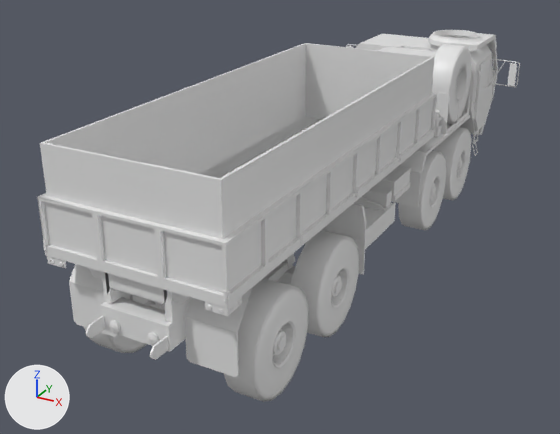
The FBX model Contents/mods/HEMTT/media/models_X/vehicles/Vehicle_HEMTT_body.fbx as it was, and as the next commit left it.
Rendered twice from a camera (50 mm lens) standing at (0.0289, -0.0601, 0.029) and looking at (-0.0032, -0.0018, -0.0002). The lights are fixed; the arrows at lower left show +X, +Y and +Z. Vertices at the same position are counted once.
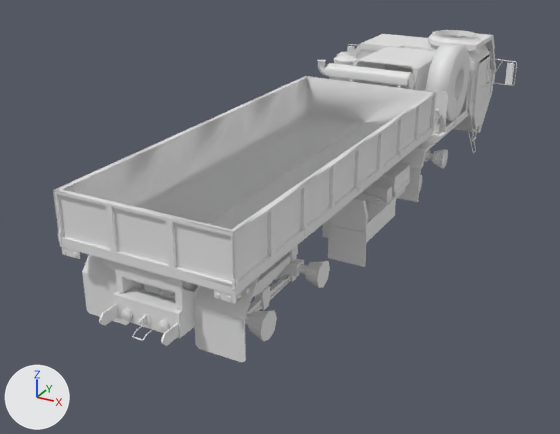
What differs and where, as boxes [x1, y1, x2, y2] in the pictures (560 x 434 px; the box of a moved part takes in the faces that stretch with it):
'Cube.009', reshaped (10% shorter): before [37, 30, 520, 402]; after [53, 30, 517, 363]
part 1 of me_cube_015, moved or reshaped (not visible before): after [247, 275, 291, 315]
part 2 of me_cube_015, moved or reshaped: before [283, 253, 294, 270]; after [286, 245, 298, 262]
part 3 of me_cube_015, moved or reshaped: before [47, 256, 66, 268]; after [62, 247, 80, 259]
part 4 of me_cube_015, moved or reshaped: before [205, 296, 242, 316]; after [214, 285, 249, 304]
part 5 of me_cube_015, moved or reshaped: before [206, 305, 212, 310]; after [215, 293, 221, 298]
part 6 of me_cube_015, rebuilt (16% shorter): before [37, 43, 437, 323]; after [53, 76, 436, 311]
part 7 of me_cube_015, rebuilt (20% wider, 30% shorter): before [432, 44, 472, 124]; after [423, 76, 471, 132]
part 8 of me_cube_015, rebuilt: before [378, 47, 470, 207]; after [353, 47, 469, 202]
part 9 of me_cube_015, rebuilt: before [85, 294, 186, 360]; after [99, 283, 195, 346]
part 10 of me_cube_015, rebuilt (not visible before): after [336, 52, 352, 57]
part 11 of me_cube_015, rebuilt: before [263, 256, 295, 282]; after [252, 249, 298, 310]
part 12 of me_cube_015, rebuilt (not visible before): after [348, 46, 355, 56]
part 13 of me_cube_015, rebuilt: before [470, 133, 478, 156]; after [468, 130, 476, 153]
part 14 of me_cube_015, deleted: before [43, 45, 506, 402]
part 15 of me_cube_015, moved or reshaped: before [155, 30, 520, 307]; after [58, 30, 517, 363]

Patch to the scene script:
```diff
--- a/Contents/mods/HEMTT/media/models_X/vehicles/Vehicle_HEMTT_body.fbx.py
+++ b/Contents/mods/HEMTT/media/models_X/vehicles/Vehicle_HEMTT_body.fbx.py
@@ me_cube_015 @@
 # used by ob_cube_009; location = (0.0, 0.0, 0.0)
-me_cube_015.from_pydata(...)  # 12010 vertices, 10964 faces; spans x -0.0107..0.0106, y -0.0287..0.0333, z -0.0044..0.0136
-me_cube_015.materials.append(mat_material_003)  # white #e7e7e7
-me_cube_015.materials.append(mat_material_001)  # white #e7e7e7
-me_cube_015.materials.append(mat_material_002)  # white #e7e7e7
+me_cube_015.from_pydata(...)  # 9041 vertices, 9998 faces; spans x -0.0106..0.0103, y -0.0273..0.0334, z -0.0018..0.013
+# me_cube_015 part 1: the loose piece of 36 vertices spanning x -0.0028..-0.0024, y 0.0113..0.0215, z -0.0018..-0.0009 is scaled about its middle by 0.979, then moved by (0.0049, -0.031, 0.0002)
+# me_cube_015 part 2: the loose piece of 16 vertices spanning x 0.0021..0.0029, y -0.0117..-0.0105, z 0.0002..0.0021 is moved by (-0.0002, 0.001, 0.0002)
+# me_cube_015 part 3: the loose piece of 16 vertices spanning x -0.0071..-0.0055, y -0.0269..-0.0253, z 0.0053..0.0059 is moved by (0.0, 0.0014, 0.0001)
+# me_cube_015 part 4: the loose piece of 16 vertices spanning x 0.0055..0.0071, y -0.0269..-0.0253, z 0.0053..0.0059 is moved by (-0.0003, 0.0014, 0.0001)
+# me_cube_015 part 5: the loose piece of 17 vertices spanning x 0.0056..0.006, y -0.0271..-0.0269, z 0.0053..0.0057 is moved by (-0.0003, 0.0014, 0.0001)
+# me_cube_015 part 6: the loose piece of 322 vertices spanning x -0.0072..0.0072, y -0.027..0.0103, z 0.0033..0.0136 is rebuilt with 306 vertices and now spans x -0.0072..0.0069, y -0.0256..0.0109, z 0.0034..0.01
+# me_cube_015 part 7: the loose piece of 144 vertices spanning x 0.0046..0.007, y 0.0147..0.0227, z 0.005..0.0131 is rebuilt with 68 vertices and now spans x 0.0042..0.0068, y 0.0151..0.0231, z 0.005..0.009
+# me_cube_015 part 8: the loose piece of 128 vertices spanning x -0.0073..0.0072, y 0.0071..0.0228, z -0.0004..0.0114 is rebuilt with 128 vertices and now spans x -0.0072..0.0069, y 0.0078..0.0231, z -0.0002..0.0113
+# me_cube_015 part 9: the loose piece of 84 vertices spanning x -0.0028..0.0027, y -0.0287..0.0306, z 0.0014..0.0033 is rebuilt with 84 vertices and now spans x -0.0029..0.0025, y -0.0273..0.0308, z 0.0016..0.0034
+# me_cube_015 part 10: the loose piece of 71 vertices spanning x -0.007..-0.0049, y 0.016..0.018, z 0.0095..0.0114 is rebuilt with 71 vertices and now spans x -0.007..-0.0051, y 0.0171..0.0185, z 0.0095..0.0114
+# me_cube_015 part 11: the loose piece of 40 vertices spanning x 0.0022..0.0029, y -0.0214..-0.0101, z -0.002..0.001 is rebuilt with 36 vertices and now spans x 0.0019..0.0027, y -0.0201..-0.0091, z -0.0018..0.0011
+# me_cube_015 part 12: the loose piece of 40 vertices spanning x -0.0105..-0.0096, y 0.0283..0.029, z 0.0072..0.0097 is rebuilt with 40 vertices and now spans x -0.0104..-0.0096, y 0.0286..0.0292, z 0.0073..0.0097
+# me_cube_015 part 13: the loose piece of 32 vertices spanning x 0.0063..0.0074, y 0.0263..0.0275, z -0.001..0.002 is rebuilt with 32 vertices and now spans x 0.006..0.0071, y 0.0266..0.0277, z -0.0008..0.0021
+# me_cube_015 part 14: 98 loose pieces with 5360 vertices, spanning x -0.0102..0.009, y -0.0273..0.0312, z -0.0044..0.0114, are deleted
+# me_cube_015 part 15: 82 vertices moved within x -0.0074..0.0101, y -0.0151..0.0324, z -0.0012..0.0127; 4636 vertices removed from x -0.0107..0.0106, y -0.0216..0.0333, z -0.002..0.0129; 7131 vertices added at x -0.0106..0.0103, y -0.0267..0.0334, z -0.0018..0.013
```
